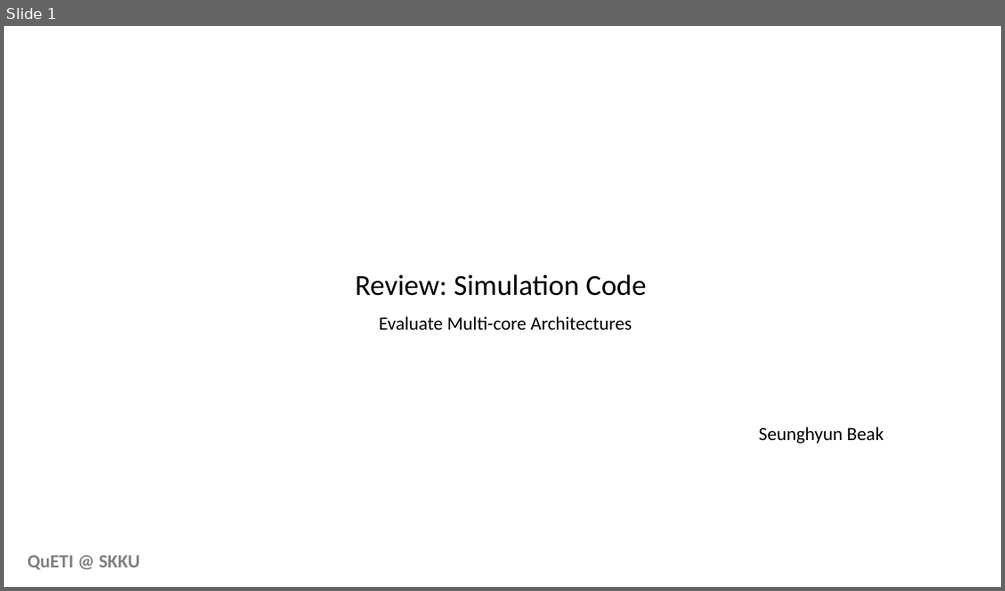
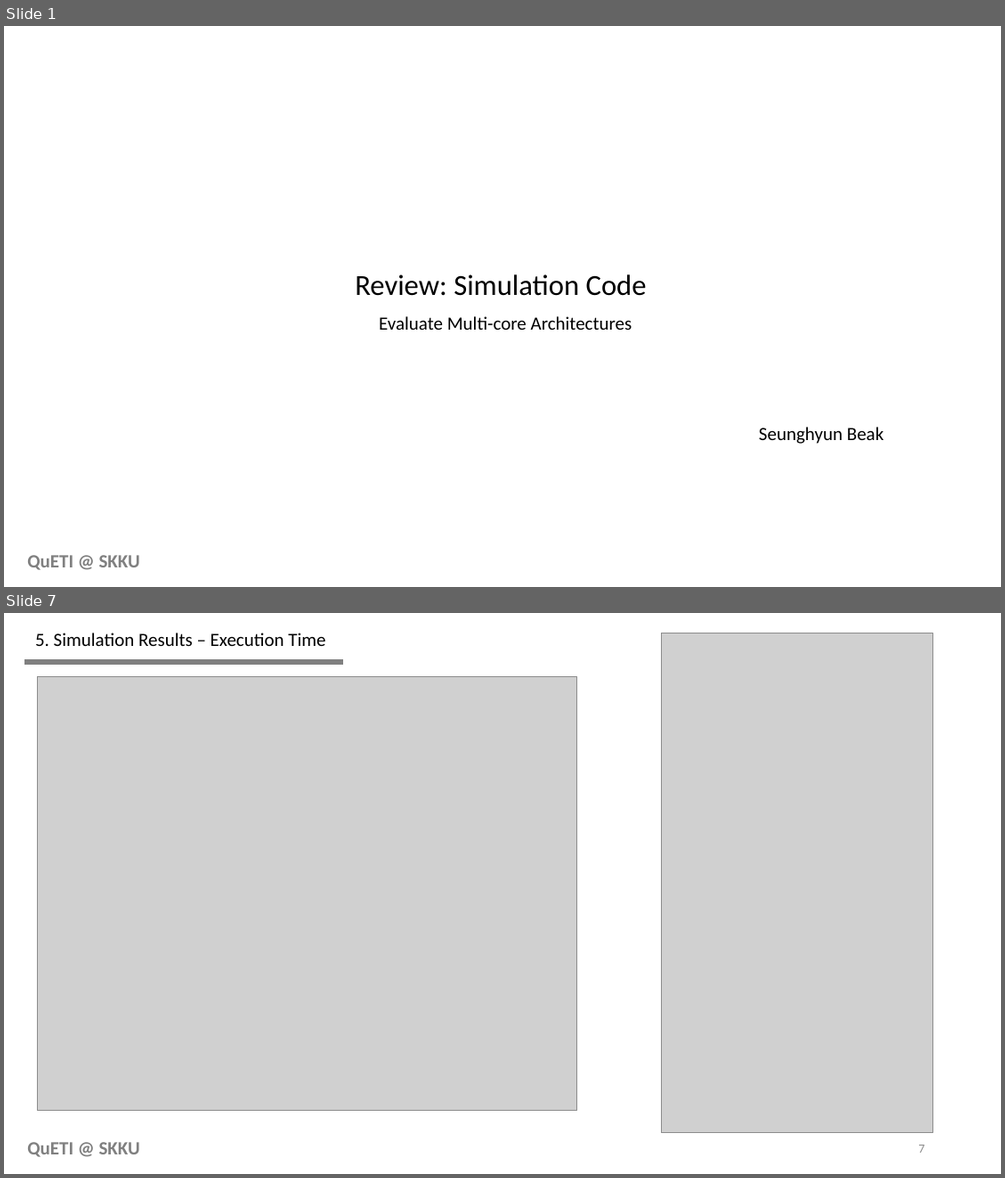
Before and after one commit to Seunghyun100/simulator, a slide deck: Simulation Code Review.pptx. Shown one above the other, each under a label of ours: slide 1 before the commit, slides 1 and 7 after it; the slides between them are not shown. The pictures are 1005x591 and 1005x1178 pixels, drawn with LibreOffice and Linux fonts; fonts in the diff are those of the drawing; grey boxes stand for pictures. Boxes give left, top, right and bottom in pixels: in the first picture for what was removed or moved away, otherwise in the second. Text is boxed around its words. In the diff, an @@ line names an element or a change of style, - is before the commit and + after.

```diff
--- a/Simulation Code Review.pptx
+++ b/Simulation Code Review.pptx
@@ slide 7 added at bbox=[4, 613, 1001, 1174], background #FFFFFF; not listed: 1 template element that a slide beside it also shows @@
@@ text added at bbox=[35, 633, 325, 646], 18 pt, text #000000 @@
+5. Simulation Results – Execution Time
@@ picture added at bbox=[662, 633, 932, 1133] @@
@@ line added from (25, 662) to (343, 662), #808080 5 pt @@
@@ picture added at bbox=[38, 677, 577, 1111] @@
@@ page number added at bbox=[918, 1144, 924, 1152], 12 pt, text #8C8C8C @@
+7
```
Also in this commit, not shown: 1 slide changed, 5 other slides added, 3 slides removed, 11 other files.
